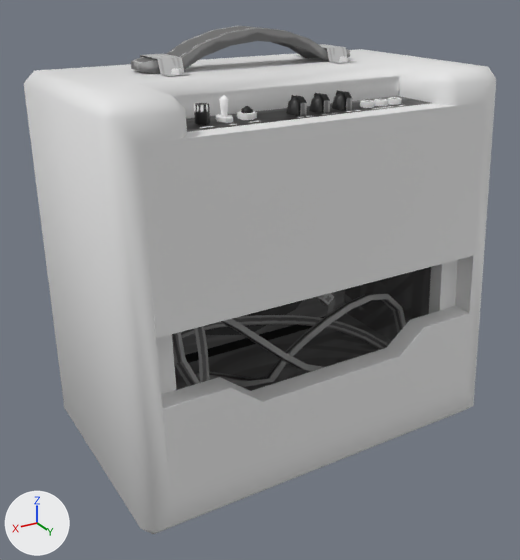
The FBX model Assets/Models/OBJ/obj_Amplifier01.fbx, before and after one commit.
The view is the same before and after, from a 50 mm lens placed at (1.486, 3.015, 0.561), pointed at (1.056, 2.299, 0.203). Arrows for +X, +Y and +Z are at lower left; the lights stay in place. Where no turn or scale is listed for an object, it has been applied to the vertices. Vertices at the same position are counted once.

Names of what the first picture shows: 'Obj_Amplifier01', 'Obj_Amplifier01_Back'.
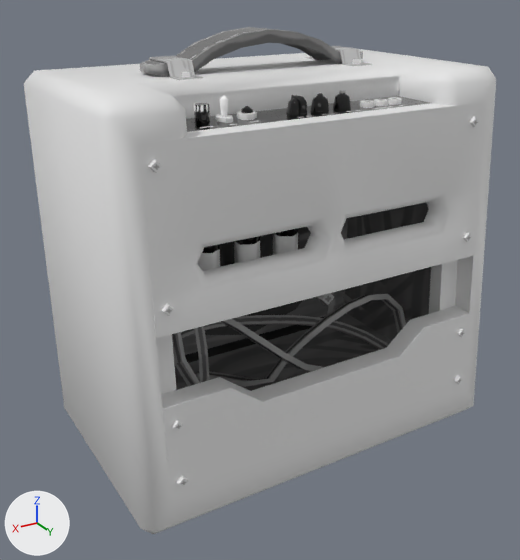
The newer file is also turned or shifted as a whole; pictures and numbers use the older file's frame.

Changed parts and their boxes (x1, y1, x2, y2) in the pictures (520 x 560 px; the box of a moved part takes in the faces that stretch with it):
'Obj_Amplifier01', surface changed, reshaped: before (24, 26, 496, 534); after (24, 27, 496, 534)
'Obj_Amplifier01_Back', reshaped: (138, 102, 483, 499) in both
'obj_AmplifierTubeGlass', added: after (197, 233, 298, 270)
part 1 of me_cube_092, built on: before (146, 103, 480, 317); after (146, 103, 480, 487)
part 2 of me_cube_089, moved or reshaped: before (131, 26, 350, 74); after (140, 27, 363, 77)
part 3 of me_cube_089, moved or reshaped: before (171, 68, 183, 75); after (182, 71, 193, 77)
part 4 of me_cube_089, moved or reshaped: before (339, 56, 348, 62); after (352, 58, 361, 64)
part 5 of me_cube_089, moved or reshaped: before (314, 93, 330, 113); after (315, 93, 323, 113)
part 6 of me_cube_089, moved or reshaped: before (336, 90, 352, 110); after (339, 90, 346, 110)
part 7 of me_cube_089, rebuilt (10% wider, 9% taller): before (140, 54, 189, 76); after (149, 56, 203, 80)
part 8 of me_cube_089, rebuilt (6% wider): before (293, 44, 356, 63); after (305, 46, 372, 66)
part 9 of me_cube_089, moved or reshaped: before (309, 93, 345, 112); after (311, 93, 351, 112)
part 10 of me_cube_089, surface changed (grey to black): (286, 95, 307, 116) in both

Diff of the bpy script that builds the scene:
```diff
--- a/Assets/Models/OBJ/obj_Amplifier01.fbx.py
+++ b/Assets/Models/OBJ/obj_Amplifier01.fbx.py
@@ mat_obj_amplifierdetail @@
 mat_obj_amplifierdetail.texture = img_obj_amplifierdetail_png
+mat_obj_amplifierdetail.roughness = 0.0
@@ me_cube_089 @@
-me_cube_089.from_pydata(...)  # 1007 vertices, 823 faces; spans x -0.247..0.247, y -0.14..0.165, z -0.02..0.5
+me_cube_089.from_pydata(...)  # 1158 vertices, 894 faces; spans x -0.247..0.247, y -0.14..0.165, z -0.02..0.5
+# me_cube_089 part 2: the loose piece of 44 vertices spanning x -0.143..0.143, y -0.064..-0.019, z 0.457..0.5 is moved by (0.0, 0.026, 0.0)
+# me_cube_089 part 3: the loose piece of 8 vertices spanning x 0.105..0.118, y -0.009..0.005, z 0.458..0.464 is moved by (0.0, 0.026, 0.0)
+# me_cube_089 part 4: the loose piece of 8 vertices spanning x -0.12..-0.106, y -0.009..0.005, z 0.458..0.464 is moved by (0.0, 0.026, 0.0)
+# me_cube_089 part 5: the loose piece of 8 vertices spanning x -0.023..-0.015, y 0.065..0.095, z 0.419..0.438 is turned -40.2 degrees about the z axis through its middle, then moved by (-0.002, 0.001, 0.0)
+# me_cube_089 part 6: the loose piece of 8 vertices spanning x -0.053..-0.046, y 0.065..0.095, z 0.419..0.438 is turned 144.1 degrees about the z axis through its middle, then moved by (0.001, 0.004, 0.0)
+# me_cube_089 part 7: the loose piece of 12 vertices spanning x 0.098..0.127, y -0.091..0.009, z 0.458..0.473 is rebuilt with 24 vertices and now spans x 0.098..0.127, y -0.066..0.034, z 0.456..0.473
+# me_cube_089 part 8: the loose piece of 12 vertices spanning x -0.127..-0.098, y -0.091..0.009, z 0.458..0.473 is rebuilt with 24 vertices and now spans x -0.128..-0.1, y -0.066..0.034, z 0.456..0.473
+# me_cube_089 part 9: 45 vertices removed from x -0.06..0.136, y 0.065..0.094, z 0.248..0.432; 76 vertices added at x -0.061..0.205, y 0.071..0.136, z 0.061..0.432
+# me_cube_089 part 10: 17 kept faces spanning x 0.001..0.021, y 0.065..0.095, z 0.419..0.438 get new texture (UV) coordinates
 me_cube_089.materials.append(mat_obj_amplifierdetail)
@@ me_cube_092 @@
-me_cube_092.from_pydata(...)  # 32 vertices, 22 faces; spans x -0.215..0.215, y 0.109..0.162, z 0.046..0.42
+me_cube_092.from_pydata(...)  # 160 vertices, 136 faces; spans x -0.215..0.215, y 0.109..0.165, z 0.046..0.42
+# me_cube_092 part 1
+# 5 faces are deleted
+# 78 vertices are added at x -0.215..0.215, y 0.109..0.165, z 0.057..0.42
+# 14 new vertices lie (0.007, 0.0, 0.007) away from vertices in x -0.207..0.201, y 0.135..0.16, z 0.057..0.392
+# 6 new vertices lie (0.0, 0.006, 0.001) away from vertices in x -0.2..0.201, y 0.135..0.154, z 0.125..0.392
+# 6 new vertices lie (-0.002, 0.006, 0.0) away from vertices in x -0.193..0.208, y 0.135..0.154, z 0.132..0.399
+# 10 new vertices lie (-0.005, 0.0, 0.005) away from vertices in x -0.2..0.206, y 0.141..0.16, z 0.126..0.399
+# 8 new vertices lie (0.129, 0.0, 0.0) away from vertices in x -0.152..0.023, y 0.118..0.137, z 0.279..0.31
+# 6 new vertices lie (0.149, 0.0, 0.0) away from vertices in x -0.162..0.013, y 0.135..0.15, z 0.233..0.42
+# 79 new faces join them, mat_obj_amplifierwrap (its picture is missing)
+# 40 new faces join them, mat_obj_amplifierdetail (picture img_obj_amplifierdetail_png)
 me_cube_092.materials.append(mat_obj_amplifierwrap)
+me_cube_092.materials.append(mat_obj_amplifierdetail)  # picture img_obj_amplifierdetail_png
@@ ob_obj_amplifiertubeglass @@
+ob_obj_amplifiertubeglass = bpy.data.objects.new('obj_AmplifierTubeGlass', me_cube_095)  # 39 vertices, 36 faces; spans x 0.0088..0.1357, y 0.065..0.0939, z 0.2677..0.3046; in mat_obj_amplifierdetail (picture img_obj_amplifierdetail_png)
+ob_obj_amplifiertubeglass.location = (1.037, 2.28, -0.02)
```
